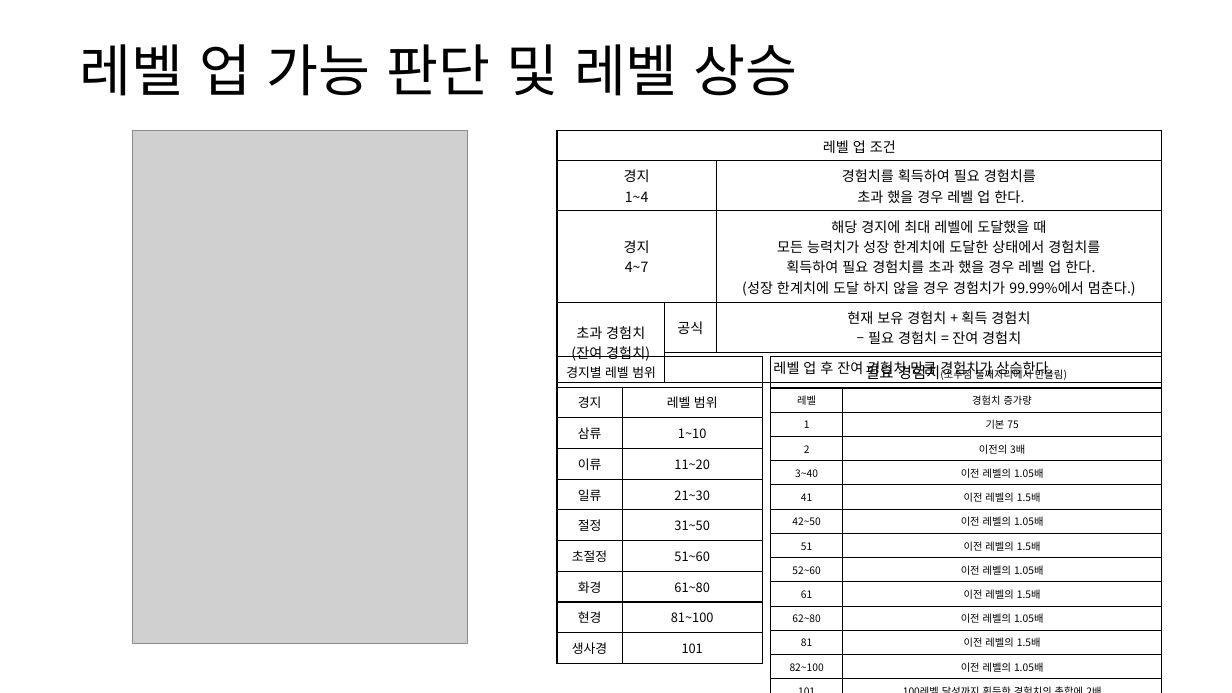
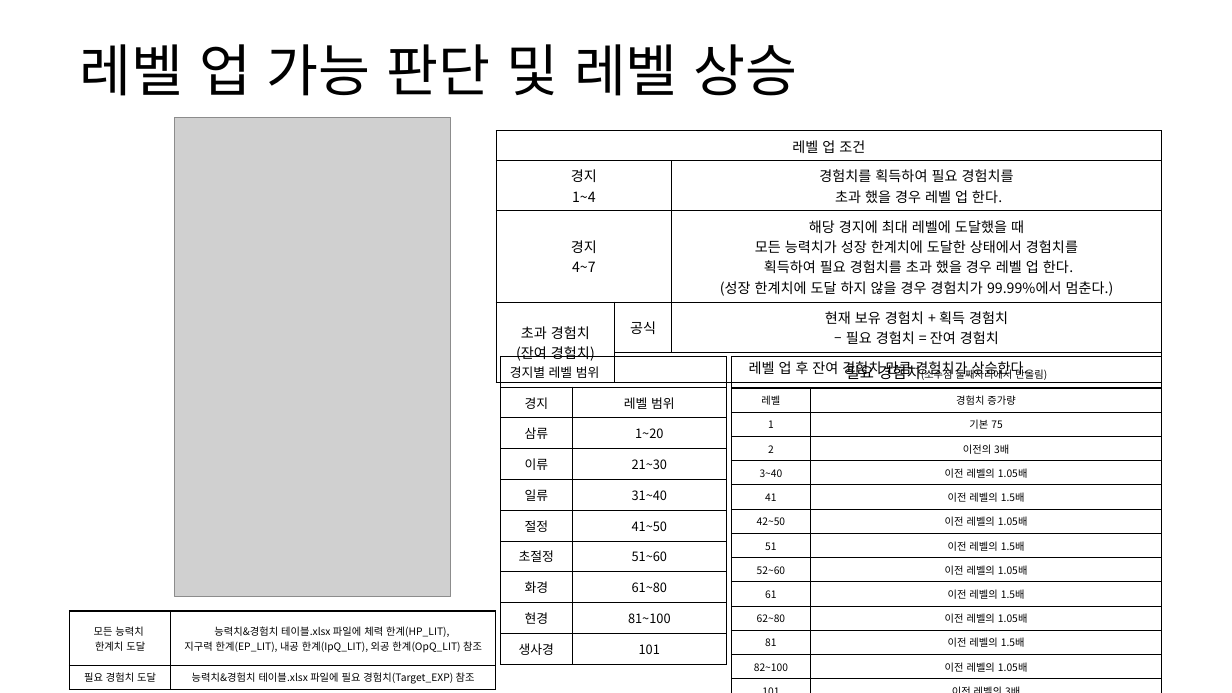
Before and after one commit to yjk0401/unityenginebasic_9th, a slide deck: slide 5 of 기획/방랑엽사전/레벨업 시스템 기획서.pptx. Drawn at 1232x693 pixels with LibreOffice and Linux fonts; fonts in the diff are those of the drawing; grey boxes stand for pictures. Boxes give left, top, right and bottom in pixels: in the first picture for what was removed or moved away, otherwise in the second. Text is boxed around its words. In the diff, an @@ line names an element or a change of style, - is before the commit and + after.

```diff
--- a/기획/방랑엽사전/레벨업 시스템 기획서.pptx
+++ b/기획/방랑엽사전/레벨업 시스템 기획서.pptx
@@ picture: place and size @@
-picture at (132, 131, 468, 644)
+picture at (175, 117, 451, 597)
@@ table: place and size @@
-table at (557, 131, 1163, 676)
+table at (496, 131, 1162, 409)
@@ table at (501, 357, 726, 665) @@
-row 3, column 2: 1~10
+row 3, column 2: 1~20
-row 4, column 2: 11~20
+row 4, column 2: 21~30
-row 5, column 2: 21~30
+row 5, column 2: 31~40
-row 6, column 2: 31~50
+row 6, column 2: 41~50
@@ table: place and size @@
-table at (557, 357, 762, 664)
+table at (501, 357, 726, 665)
@@ table at (732, 357, 1163, 676) @@
-row 14, column 2: 100레벨 달성까지 획득한 경험치의 총합에 2배
+row 14, column 2: 이전 레벨의 3배
@@ table: place and size @@
-table at (771, 357, 1162, 676)
+table at (732, 357, 1163, 676)
@@ table added at (69, 611, 495, 688), 2 rows, 2 columns @@
+모든 능력치 / 한계치 도달 | 능력치&경험치 테이블.xlsx 파일에 체력 한계(HP_LIT), / 지구력 한계(EP_LIT), 내공 한계(IpQ_LIT), 외공 한계(OpQ_LIT) 참조
+필요 경험치 도달 | 능력치&경험치 테이블.xlsx 파일에 필요 경험치(Target_EXP) 참조
```
Also in this commit, not shown: 1 other slide changed, 27 other files.
